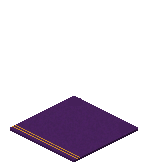
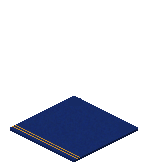
The second 148 x 164 image is a revision of the first. Changes to its layers:
pixels changed over [10, 96, 138, 162] (layer not identified)
